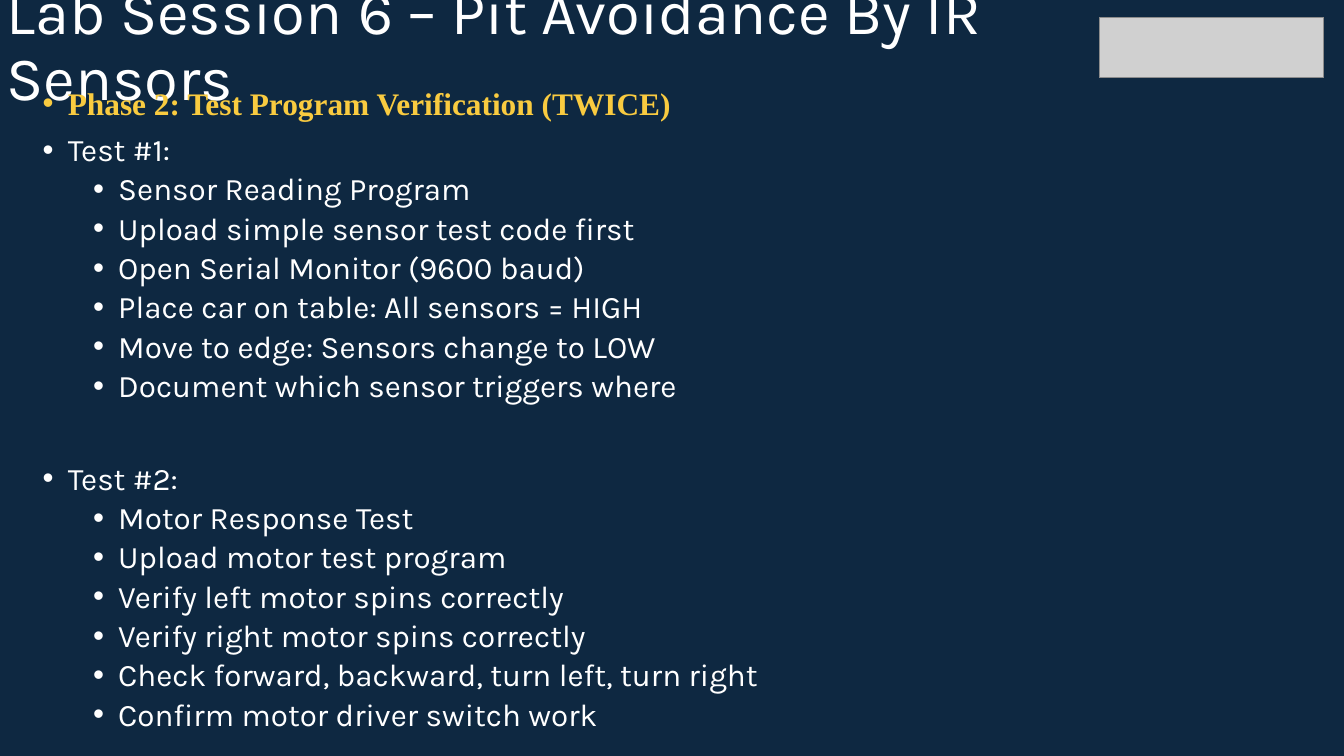
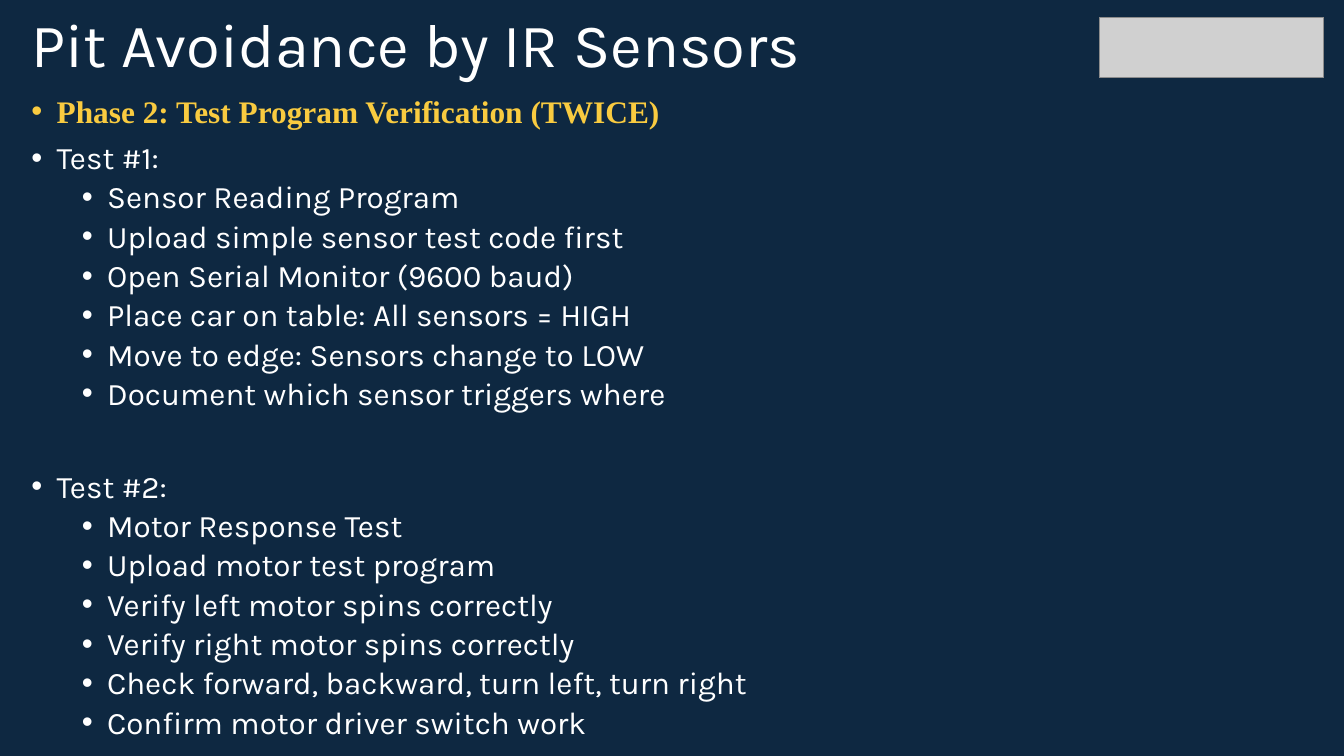
Before and after one commit to info-zas/zas-robotics-car-1-sensors, a slide deck: slide 18 of 01_FoundationProjects/06_Car-1_PitAvoidance_Using_IR/06_Car-1_PitAvoidance_Using_IR.pptx. Drawn at 1344x756 pixels with LibreOffice and Linux fonts; fonts in the diff are those of the drawing; grey boxes stand for pictures. Boxes give left, top, right and bottom in pixels: in the first picture for what was removed or moved away, otherwise in the second. Text is boxed around its words. In the diff, an @@ line names an element or a change of style, - is before the commit and + after.

Commit message:
01_Car_Basic_movements.pptx  06_Car-1_PitAvoidance_Using_IR.pptx updates

```diff
--- a/01_FoundationProjects/06_Car-1_PitAvoidance_Using_IR/06_Car-1_PitAvoidance_Using_IR.pptx
+++ b/01_FoundationProjects/06_Car-1_PitAvoidance_Using_IR/06_Car-1_PitAvoidance_Using_IR.pptx
@@ title at [31, 24, 799, 82]: text changed @@
-Lab Session 6 – Pit Avoidance By IR Sensors
+Pit Avoidance by IR Sensors
@@ text "Phase 2: Test Program Verification ...": place and size @@
-text "Phase 2: Test Program Verification ..." at [68, 90, 758, 727]
+text "Phase 2: Test Program Verification ..." at [57, 101, 746, 735]
```
Also in this commit, not shown: 23 other slides changed.
